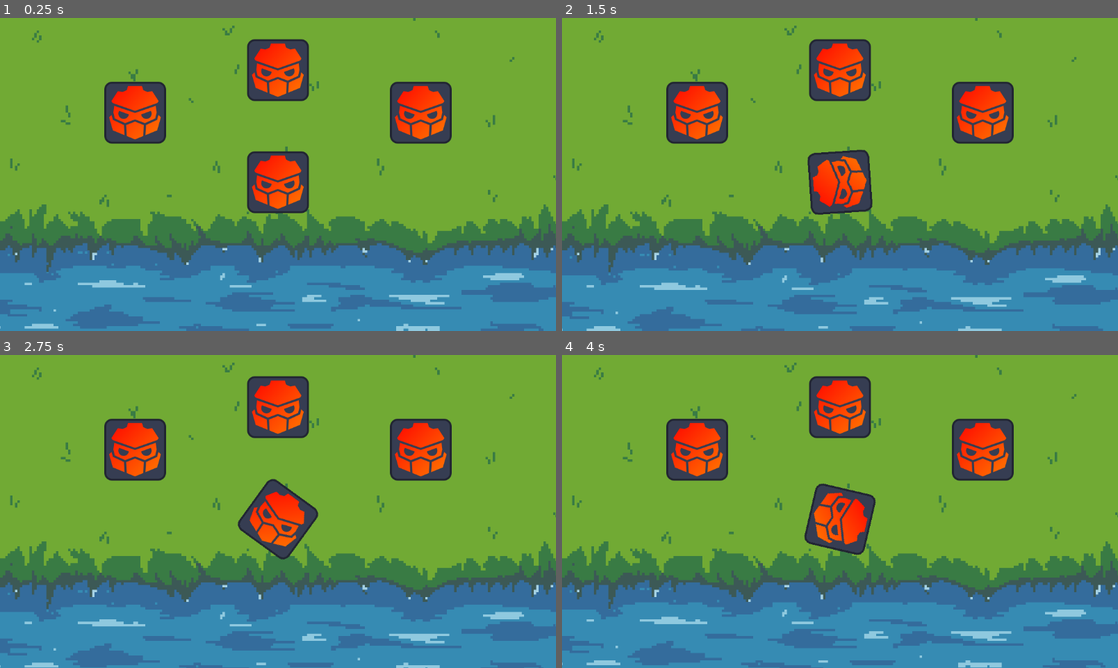
Above: before the commit, frames 1-4 (two rows, left to right).
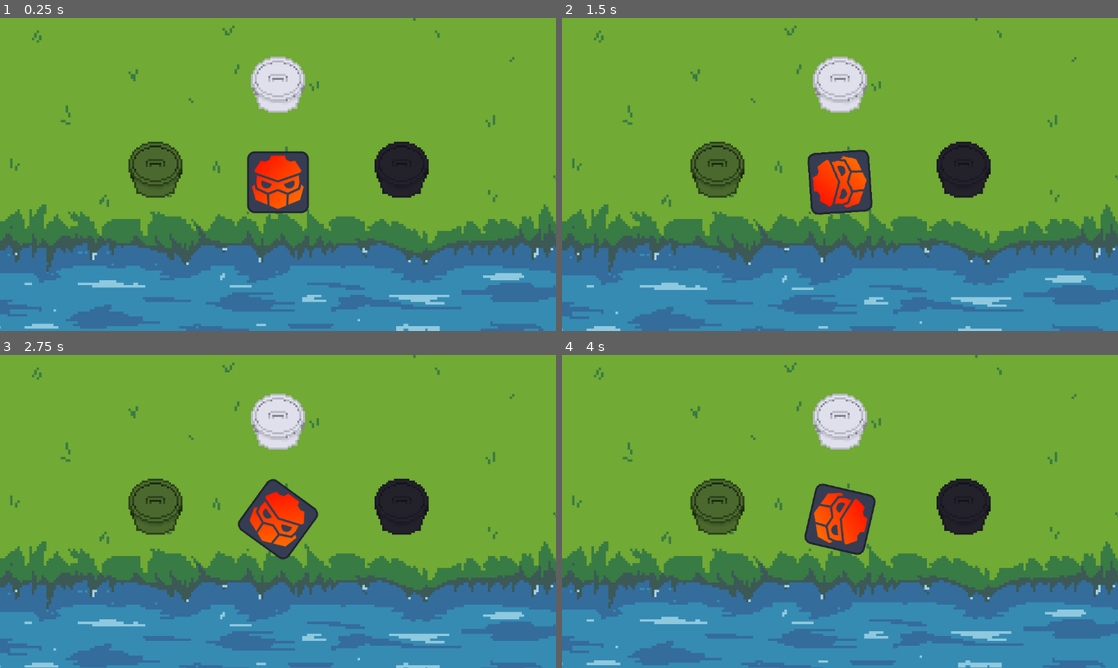
Above: after the commit, the same moments.

Repository: Sbtsu/bazuma
Game: Godot game, scene res://Escenas/nivel_base.tscn
Two runs of this game, one before a commit and one after it. Both use one fixed random seed, a clock stepped at 60 frames per second and the inputs below.
Inputs (mouse positions are in pixels of both pictures, inside the frame that each line leads up to):
- Up to frame 1 (0.25 s): no input
- Up to frame 2 (1.5 s): tap Enter at 0.5 s; move the mouse to (962, 158) at 0.52 s; tap T at 0.6, 1.35 s; click (962, 158) at 0.67 s; move the mouse to (728, 190) at 1.27 s; click (728, 190) at 1.42 s
- Up to frame 3 (2.75 s): move the mouse to (333, 442) at 2.02 s; tap T at 2.1 s; click (333, 442) at 2.17 s
- Up to frame 4 (4 s): move the mouse to (812, 574) at 2.77 s; tap T at 2.85, 3.6 s; click (812, 574) at 2.92 s; tap Space at 3.5 s; move the mouse to (1006, 558) at 3.52 s; click (1006, 558) at 3.67 s

The runs differ from the first frame. In frame 1, 9.6% of the frame differs, in the area x 18-82%, y 6-58%; in frame 2, 9.6%; in frame 3, 9.6%; in frame 4, 9.6%.

Commit message:
refactorizadas las canecas, tambien añadido sprites de ellas + otras cosas que no recuerdo xd

Diff:
--- a/Escenas/nivel_base.tscn
+++ b/Escenas/nivel_base.tscn
@@ -2,12 +2,12 @@
 
 [ext_resource type="PackedScene" uid="uid://s6ynfbabouu3" path="res://Jugador/player.tscn" id="1_11ehl"]
 [ext_resource type="PackedScene" uid="uid://bvm5fjdv1kyv5" path="res://Jugador/mouse.tscn" id="2_t3dya"]
-[ext_resource type="PackedScene" uid="uid://cj5p5mxl0a5hh" path="res://canecas/aprovechables.tscn" id="4_uj13o"]
-[ext_resource type="PackedScene" uid="uid://cgnlhi3swikgc" path="res://canecas/no_aprovechables.tscn" id="5_lnw37"]
-[ext_resource type="PackedScene" uid="uid://b3w888fry7c6c" path="res://canecas/organicos.tscn" id="6_w7obc"]
+[ext_resource type="PackedScene" uid="uid://e7y3t7jl2q40" path="res://canecas/caneca_organica.tscn" id="6_vpahq"]
 [ext_resource type="Texture2D" uid="uid://xsekwmsfnjow" path="res://Sprites/fondo_agua.png" id="7_6ji2b"]
+[ext_resource type="PackedScene" uid="uid://dr6wo17dn1n56" path="res://canecas/caneca_no_aprovechable.tscn" id="7_cg1pv"]
 [ext_resource type="PackedScene" uid="uid://o0l43svjndx" path="res://Objetos/spawn.tscn" id="7_tynnx"]
 [ext_resource type="Texture2D" uid="uid://dtffmeait2ff5" path="res://Sprites/fondo_pasto.png" id="8_2y0c1"]
+[ext_resource type="PackedScene" uid="uid://dn2njmvokct3h" path="res://canecas/caneca_aprovechable.tscn" id="8_pvcqx"]
 
 [sub_resource type="Animation" id="Animation_iulyg"]
 resource_name = "lago"
@@ -79,14 +79,14 @@
 
 [node name="mouse" parent="." instance=ExtResource("2_t3dya")]
 
-[node name="aprovechables" parent="." instance=ExtResource("4_uj13o")]
-position = Vector2(0, -216)
-
-[node name="no aprovechables" parent="." instance=ExtResource("5_lnw37")]
-position = Vector2(296, -128)
-
-[node name="organicos" parent="." instance=ExtResource("6_w7obc")]
-position = Vector2(-296, -128)
-
 [node name="spawn" parent="." instance=ExtResource("7_tynnx")]
 position = Vector2(870, 256)
+
+[node name="caneca_organica" parent="." instance=ExtResource("6_vpahq")]
+position = Vector2(-256, -16)
+
+[node name="caneca_no_aprovechable" parent="." instance=ExtResource("7_cg1pv")]
+position = Vector2(256, -16)
+
+[node name="caneca_aprovechable" parent="." instance=ExtResource("8_pvcqx")]
+position = Vector2(0, -192)
--- a/Objetos/Basuras/spawn_basura.gd
+++ b/Objetos/Basuras/spawn_basura.gd
@@ -18,11 +18,11 @@
 	print(random_index_basura)
 	if Global.cantidad_basura < maxima_basura:
 		if random_index_basura == 0:
-			inst_basura_organica_manzana(Vector2(randi() % 768, randi() % 64))
+			inst_basura_organica_manzana(Vector2(randi() % 384, randi() % 64))
 		elif random_index_basura == 1:
-			inst_basura_aprovechable_plastico(Vector2(randi() % 768, randi() % 64))
+			inst_basura_aprovechable_plastico(Vector2(randi() % 384, randi() % 64))
 		elif random_index_basura == 2:
-			inst_basura_aprovechable_cerveza(Vector2(randi() % 768, randi() % 64))
+			inst_basura_aprovechable_cerveza(Vector2(randi() % 384, randi() % 64))
 
 func inst_basura(pos):
 	var instance = basura_base.instantiate()
--- a/Objetos/spawn.tscn
+++ b/Objetos/spawn.tscn
@@ -13,7 +13,7 @@
 shape = SubResource("RectangleShape2D_4rq47")
 
 [node name="Timer" type="Timer" parent="."]
-wait_time = 2.0
+wait_time = 3.0
 autostart = true
 
 [connection signal="timeout" from="Timer" to="." method="_on_timer_timeout"]
--- a/canecas/aprovechables.tscn
+++ /dev/null
@@ -1,14 +0,0 @@
-[gd_scene load_steps=3 format=3 uid="uid://cj5p5mxl0a5hh"]
-
-[ext_resource type="Texture2D" uid="uid://bsefy27etum0v" path="res://icon.svg" id="1_2wjm1"]
-
-[sub_resource type="RectangleShape2D" id="RectangleShape2D_q3g07"]
-size = Vector2(128, 128)
-
-[node name="aprovechables" type="Sprite2D" groups=["aprovechable"]]
-texture = ExtResource("1_2wjm1")
-
-[node name="Arezona_aprovechable" type="Area2D" parent="." groups=["aprovechable"]]
-
-[node name="CollisionShape2D" type="CollisionShape2D" parent="Arezona_aprovechable"]
-shape = SubResource("RectangleShape2D_q3g07")
--- /dev/null
+++ b/canecas/caneca_aprovechable.tscn
@@ -0,0 +1,17 @@
+[gd_scene load_steps=3 format=3 uid="uid://dn2njmvokct3h"]
+
+[ext_resource type="Texture2D" uid="uid://caienmnm4wdqm" path="res://Sprites/canecas/canecas.png" id="1_ayoiy"]
+
+[sub_resource type="RectangleShape2D" id="RectangleShape2D_8pcyn"]
+size = Vector2(128, 128)
+
+[node name="caneca_aprovechable" type="Area2D" groups=["aprovechable"]]
+
+[node name="CollisionShape2D" type="CollisionShape2D" parent="."]
+shape = SubResource("RectangleShape2D_8pcyn")
+
+[node name="Sprite2D" type="Sprite2D" parent="."]
+scale = Vector2(4, 4)
+texture = ExtResource("1_ayoiy")
+region_enabled = true
+region_rect = Rect2(32, 32, 32, 32)
--- /dev/null
+++ b/canecas/caneca_no_aprovechable.tscn
@@ -0,0 +1,17 @@
+[gd_scene load_steps=3 format=3 uid="uid://dr6wo17dn1n56"]
+
+[ext_resource type="Texture2D" uid="uid://caienmnm4wdqm" path="res://Sprites/canecas/canecas.png" id="1_wwnki"]
+
+[sub_resource type="RectangleShape2D" id="RectangleShape2D_8pcyn"]
+size = Vector2(128, 128)
+
+[node name="caneca_no_aprovechable" type="Area2D" groups=["no aprovechable"]]
+
+[node name="CollisionShape2D" type="CollisionShape2D" parent="."]
+shape = SubResource("RectangleShape2D_8pcyn")
+
+[node name="Sprite2D" type="Sprite2D" parent="."]
+scale = Vector2(4, 4)
+texture = ExtResource("1_wwnki")
+region_enabled = true
+region_rect = Rect2(64, 0, 32, 32)
--- /dev/null
+++ b/canecas/caneca_organica.tscn
@@ -0,0 +1,17 @@
+[gd_scene load_steps=3 format=3 uid="uid://e7y3t7jl2q40"]
+
+[ext_resource type="Texture2D" uid="uid://caienmnm4wdqm" path="res://Sprites/canecas/canecas.png" id="1_0n6a4"]
+
+[sub_resource type="RectangleShape2D" id="RectangleShape2D_8pcyn"]
+size = Vector2(128, 128)
+
+[node name="caneca_organica" type="Area2D" groups=["organicos"]]
+
+[node name="CollisionShape2D" type="CollisionShape2D" parent="."]
+shape = SubResource("RectangleShape2D_8pcyn")
+
+[node name="Sprite2D" type="Sprite2D" parent="."]
+scale = Vector2(4, 4)
+texture = ExtResource("1_0n6a4")
+region_enabled = true
+region_rect = Rect2(0, 0, 31, 32)
--- a/canecas/no_aprovechables.tscn
+++ /dev/null
@@ -1,14 +0,0 @@
-[gd_scene load_steps=3 format=3 uid="uid://cgnlhi3swikgc"]
-
-[ext_resource type="Texture2D" uid="uid://bsefy27etum0v" path="res://icon.svg" id="1_bqe0j"]
-
-[sub_resource type="RectangleShape2D" id="RectangleShape2D_q3g07"]
-size = Vector2(128, 128)
-
-[node name="no aprovechables" type="Sprite2D" groups=["no aprovechable"]]
-texture = ExtResource("1_bqe0j")
-
-[node name="zona_no_aprovechable" type="Area2D" parent="." groups=["no aprovechable"]]
-
-[node name="CollisionShape2D" type="CollisionShape2D" parent="zona_no_aprovechable"]
-shape = SubResource("RectangleShape2D_q3g07")
--- a/canecas/organicos.tscn
+++ /dev/null
@@ -1,14 +0,0 @@
-[gd_scene load_steps=3 format=3 uid="uid://b3w888fry7c6c"]
-
-[ext_resource type="Texture2D" uid="uid://bsefy27etum0v" path="res://icon.svg" id="1_q7xtf"]
-
-[sub_resource type="RectangleShape2D" id="RectangleShape2D_q3g07"]
-size = Vector2(128, 128)
-
-[node name="organicos" type="Sprite2D" groups=["organicos"]]
-texture = ExtResource("1_q7xtf")
-
-[node name="zona_organica" type="Area2D" parent="." groups=["organicos"]]
-
-[node name="CollisionShape2D" type="CollisionShape2D" parent="zona_organica"]
-shape = SubResource("RectangleShape2D_q3g07")
Binary file added: Sprites/canecas/canecas.png
Not shown, added: Sprites/canecas/canecas.png.import
Binary file added: Sprites/player.png
Not shown, added: Sprites/player.png.import
